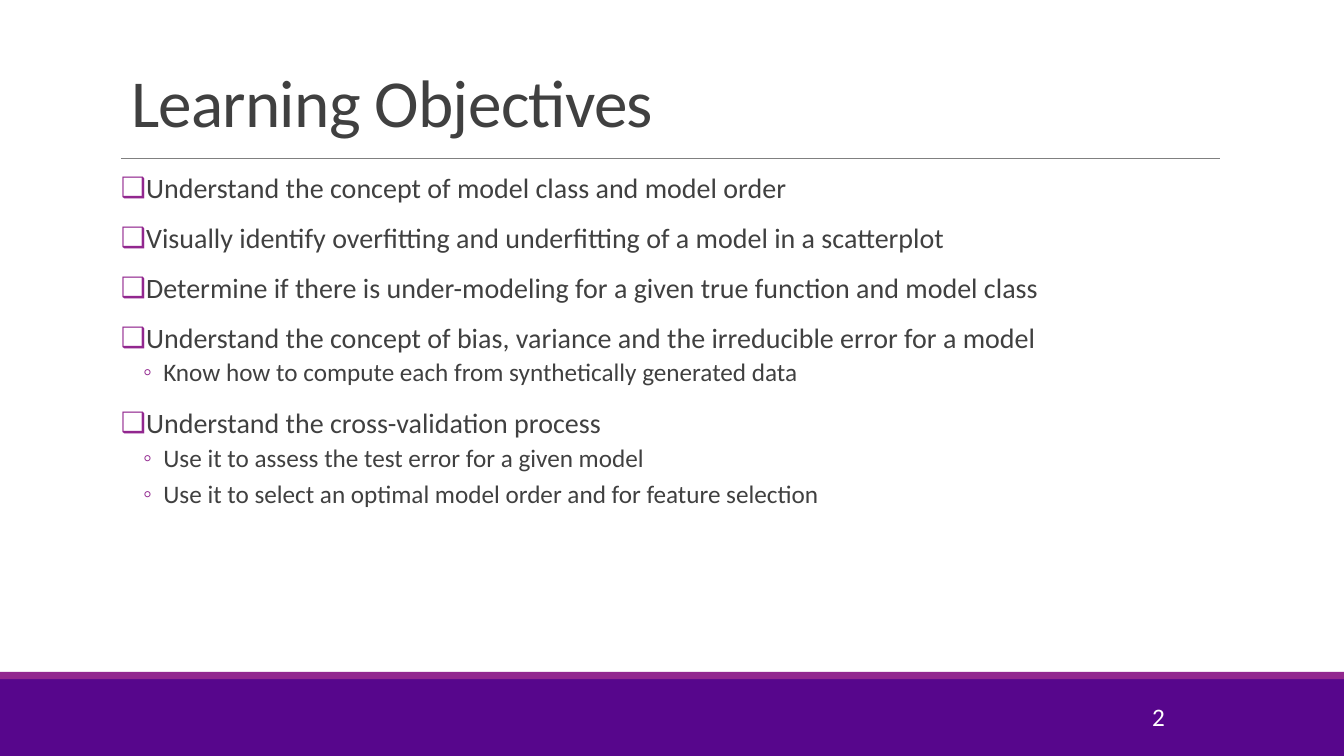
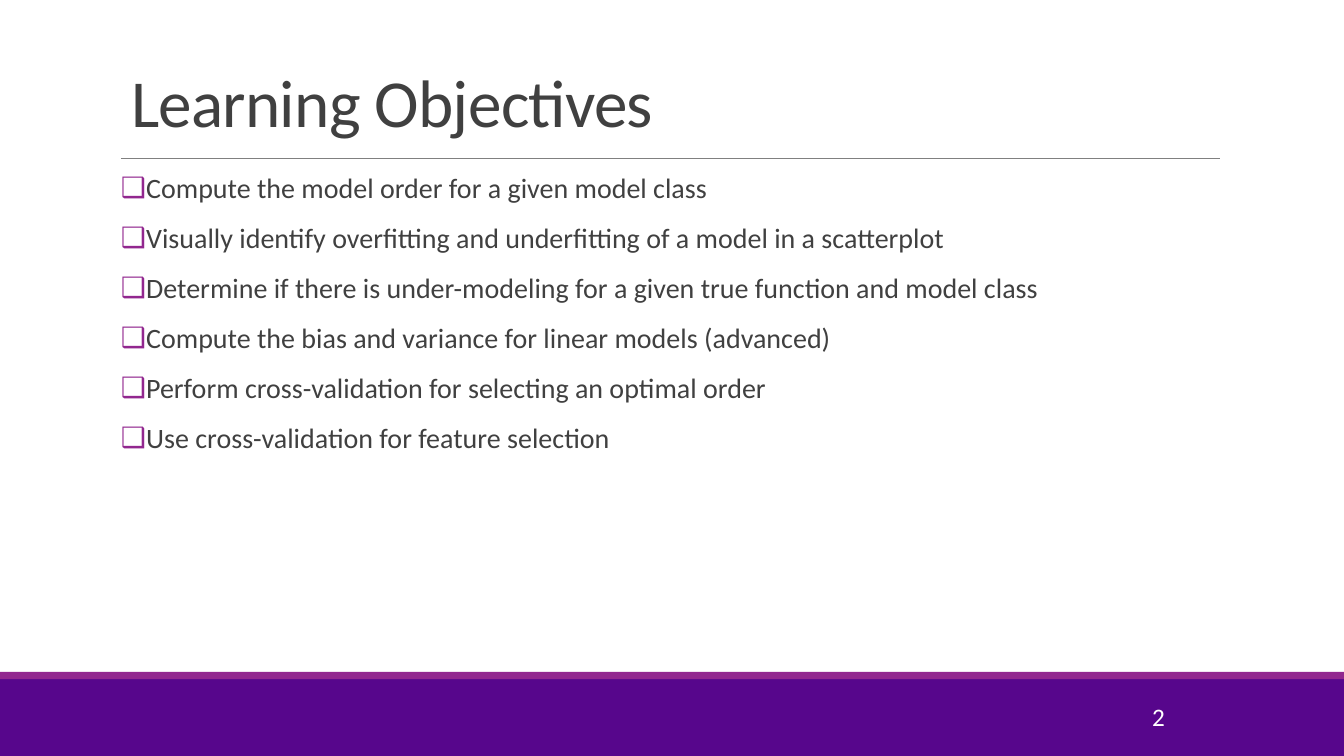
Before and after one commit to joshzzl/introml, a slide deck: slide 2 of lectures/Lect04_ModelSelection.pptx. Drawn at 1344x756 pixels with LibreOffice and Linux fonts; fonts in the diff are those of the drawing; background and template pictures are left out. Boxes give left, top, right and bottom in pixels: in the first picture for what was removed or moved away, otherwise in the second. Text is boxed around its words. In the diff, an @@ line names an element or a change of style, - is before the commit and + after.

Commit message:
Updated the model selection and multi-variable slides.

```diff
--- a/lectures/Lect04_ModelSelection.pptx
+++ b/lectures/Lect04_ModelSelection.pptx
@@ text at [146, 178, 707, 203]: text changed @@
-❑ Understand the concept of model class and model order
+❑ Compute the model order for a given model class
@@ text at [146, 328, 830, 448]: text changed; size 18 to 20 pt @@
-❑ Understand the concept of bias, variance and the irreducible error for a model
-  ◦ Know how to compute each from synthetically generated data
-❑ Understand the cross-validation process
-  ◦ Use it to assess the test error for a given model
-  ◦ Use it to select an optimal model order and for feature selection
+❑ Compute the bias and variance for linear models (advanced)
+❑ Perform cross-validation for selecting an optimal order
+❑ Use cross-validation for feature selection
```
Also in this commit, not shown: 15 other slides changed, 16 slides added, 1 slide removed, 13 other files.
